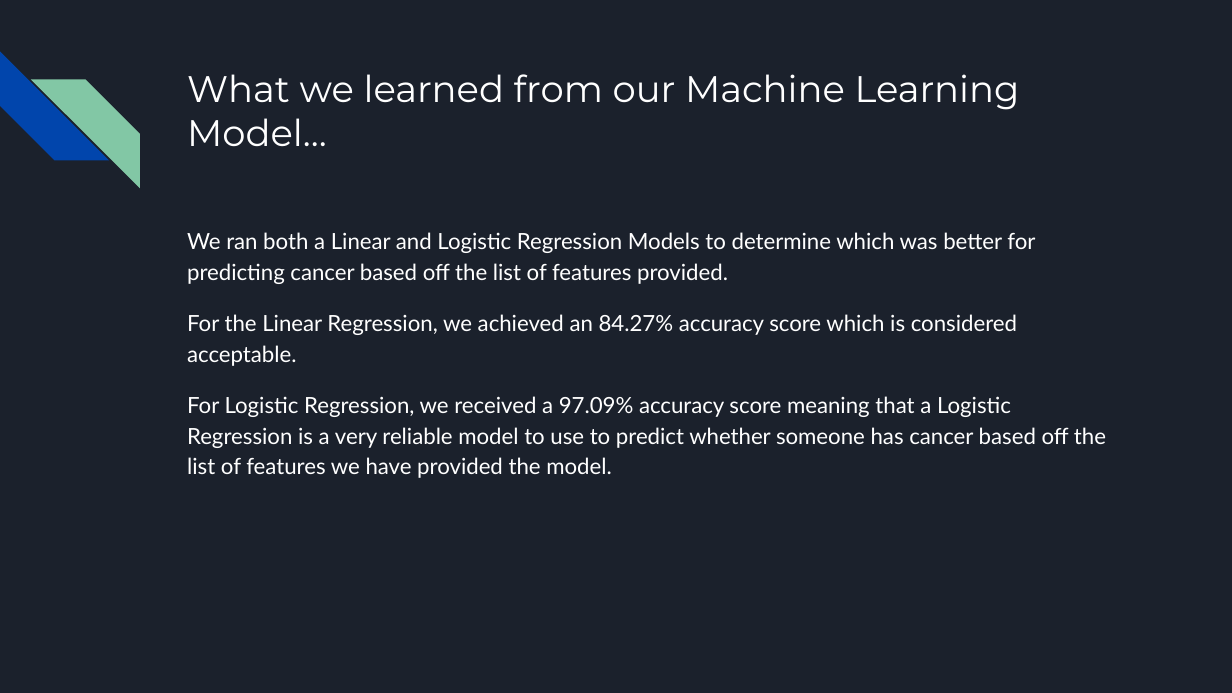
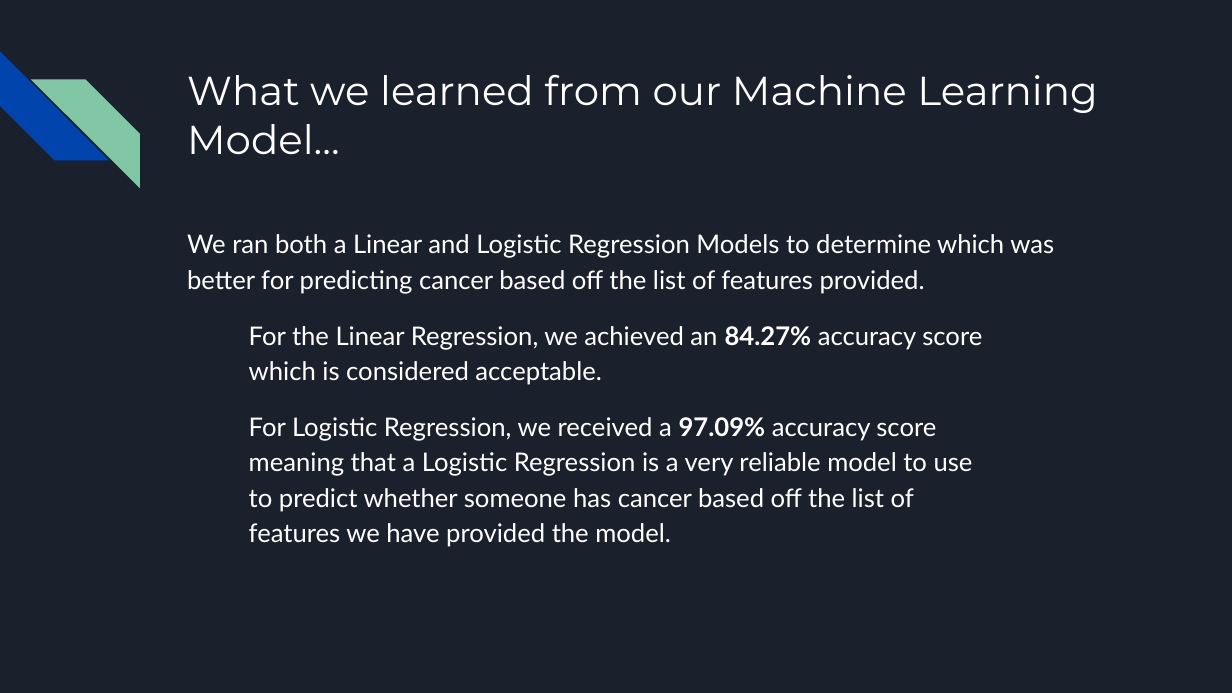
Before and after one commit to brojas12/Group_Project_4, a slide deck: slide 9 of Predicting the Presence of Cancer in Breast Cancer Cells.pptx. Drawn at 1232x693 pixels with LibreOffice and Linux fonts; fonts in the diff are those of the drawing. Boxes give left, top, right and bottom in pixels: in the first picture for what was removed or moved away, otherwise in the second. Text is boxed around its words. In the diff, an @@ line names an element or a change of style, - is before the commit and + after.

```diff
--- a/Predicting the Presence of Cancer in Breast Cancer Cells.pptx
+++ b/Predicting the Presence of Cancer in Breast Cancer Cells.pptx
@@ title "What we learned from our ..." at (x1=187, y1=75, x2=1097, y2=155): size 21.6 to 23.6 pt @@
@@ text "We ran both a Linear ..." at (x1=187, y1=234, x2=1054, y2=547): size 13 to 15 pt; bold on in "84.27%", "97.09%"; indent changed @@
```
Also in this commit, not shown: 1 other slide changed.
